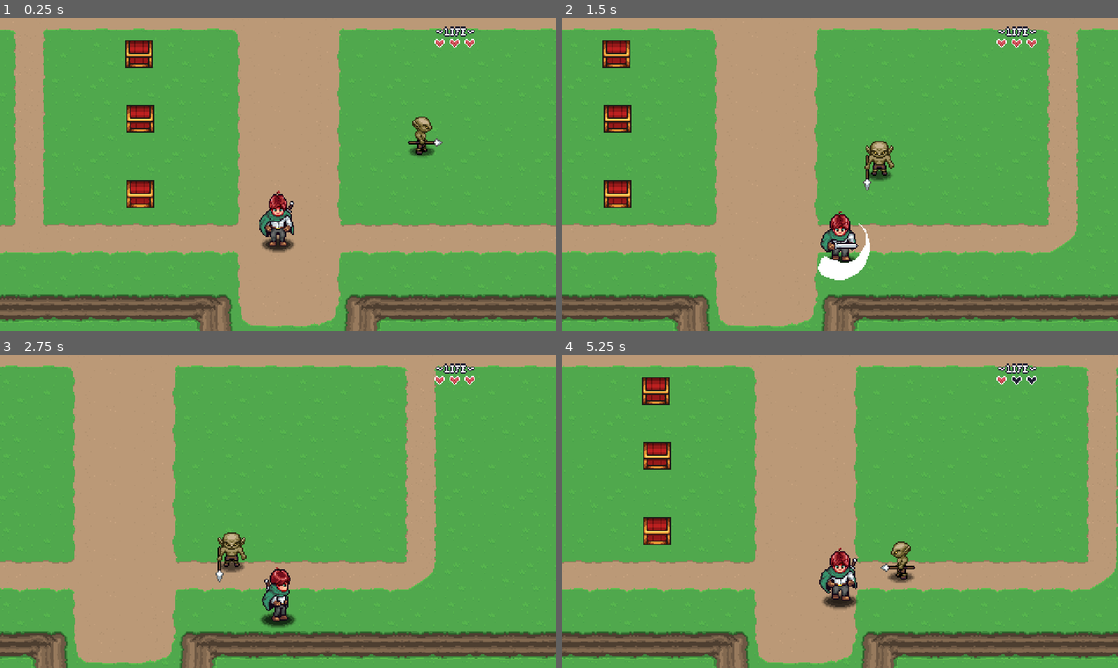
Above: before the commit, frames 1-4 (two rows, left to right).
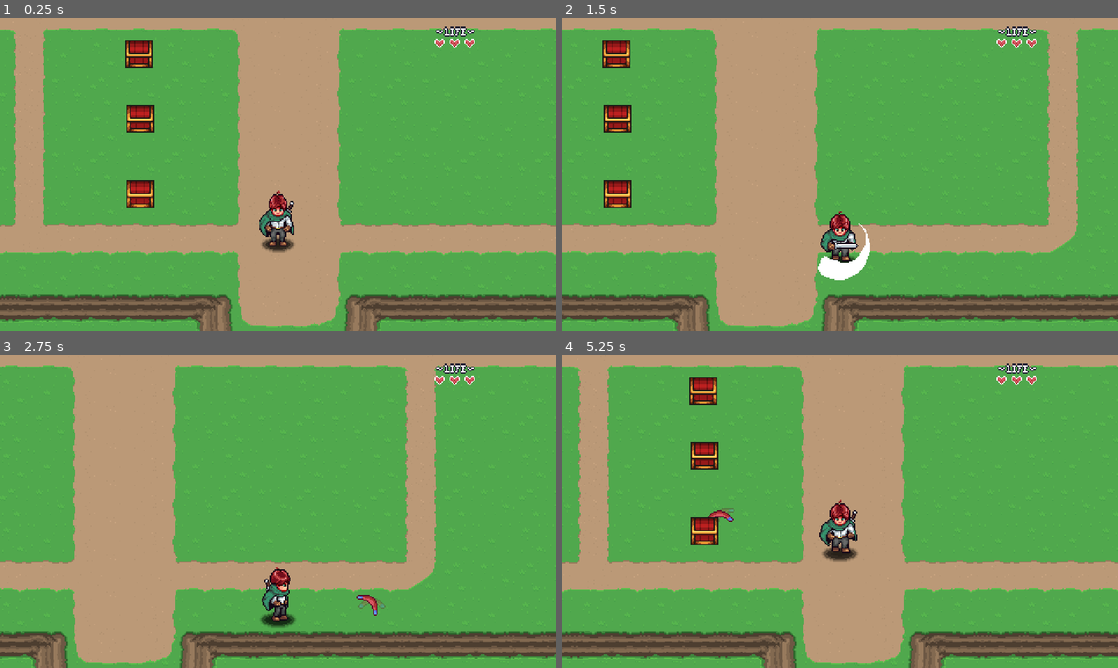
Above: after the commit, the same moments.

Repository: Sai-Santosh09/1st-game-test
Game: Godot game, scene res://Levels/Area01/01.tscn
The game is run twice, just before and just after one commit, with the same random seed, the same clock (stepped at 60 frames per second) and the same inputs. Sound files missing from this copy of the repository are replaced by a short silence.
Inputs:
- Up to frame 1 (0.25 s): no input
- Up to frame 2 (1.5 s): tap Enter at 0.5 s; hold Right (right) 0.53-1.28 s; hold X (ability, bound only after the commit) 0.53-1.28 s; hold Down (down) from 1.28 s (still down); tap Z (attack) at 1.35 s
- Up to frame 3 (2.75 s): tap X (ability, bound only after the commit) at 1.55, 2.3 s; release Down (down) at 2.03 s; hold Right (right) from 2.03 s (still down); hold E (interact) from 2.03 s (still down)
- Up to frame 4 (5.25 s): release Right (right) at 2.78 s; release E (interact) at 2.78 s; hold Up (up) 2.78-3.53 s; tap X (ability, bound only after the commit) at 2.85, 4.55 s; hold X (ability, bound only after the commit) 3.53-4.28 s; hold Left (left) 3.53-5.03 s; tap Alt at 3.6 s; tap Shift at 4.35 s; hold Down (down) from 5.03 s (still down); hold X (ability, bound only after the commit) from 5.03 s (still down)

The runs differ from the first frame. In frame 1, 0.4% of the frame differs, in the area x 73-80%, y 31-45%; in frame 2, 0.6%; in frame 3, 0.7%; in frame 4, 29%, in the area x 0-100%, y 3-100%.

Commit message:
added a BOOMERANG!!! feature

Diff:
--- a/00_Globals/global_player_manager.gd
+++ b/00_Globals/global_player_manager.gd
@@ -40,3 +40,8 @@
 
 func unparent_player( _p : Node2D ) -> void:
 	_p.remove_child( player )
+
+
+func play_audio( _audio : AudioStream ) -> void:
+	player.audio.stream = _audio
+	player.audio.play()
--- a/Levels/Area01/01.tscn
+++ b/Levels/Area01/01.tscn
@@ -46,7 +46,8 @@
 quantity = 10
 
 [node name="Slime" parent="." instance=ExtResource("9_b60gt")]
-position = Vector2(355, 228)
+position = Vector2(384, 105)
+hp = 2
 
 [node name="LevelTransition3" parent="." instance=ExtResource("4_4t7i1")]
 position = Vector2(272, -138)
--- /dev/null
+++ b/Player/Scripts/abilities/abilities.gd
@@ -0,0 +1,37 @@
+class_name PlayerAbilities extends Node
+
+const BOOMERANG = preload("res://Player/boomerang.tscn")
+
+enum abilities { BOOMERANG, GRAPPLE }
+
+var selected_ability = abilities.BOOMERANG
+var player : Player
+var boomerang_instance : Boomerang = null
+
+func _ready() -> void:
+	player = PlayerManager.player
+
+
+
+func _unhandled_input(event: InputEvent) -> void:
+	if event.is_action_pressed("ability"):
+		if selected_ability ==  abilities.BOOMERANG:
+			boomerang_ability()
+	pass
+
+
+func boomerang_ability() -> void:
+	if boomerang_instance != null:
+		return
+
+	var _b = BOOMERANG.instantiate() as Boomerang
+	player.add_sibling( _b )
+	_b.global_position = player.global_position
+
+	var throw_direction = player.direction
+	if throw_direction == Vector2.ZERO:
+		throw_direction = player.cardinal_direction
+
+	_b.throw( throw_direction )
+	boomerang_instance = _b
+	pass
--- a/Player/Scripts/abilities/boomerang.gd
+++ b/Player/Scripts/abilities/boomerang.gd
@@ -1 +1,56 @@
-extends Node
+class_name Boomerang extends Node2D
+
+enum State { INACTIVE, THROW, RETURN }
+
+var player : Player
+var direction : Vector2
+var speed : float = 0
+var state
+
+@export var acceleration : float = 500.0
+@export var max_speed : float = 400.0
+@export var catch_audio : AudioStream
+
+@onready var audio: AudioStreamPlayer2D = $AudioStreamPlayer2D
+@onready var animation_player: AnimationPlayer = $AnimationPlayer
+
+
+func _ready() -> void:
+	visible = false
+	state = State.INACTIVE
+	player = PlayerManager.player
+
+
+
+
+func _physics_process(delta: float) -> void:
+	if state == State.THROW:
+		speed -= acceleration * delta
+		position += direction * speed * delta
+		if speed <= 0:
+			state = State.RETURN
+		pass
+	elif state == State.RETURN:
+		direction = global_position.direction_to( player.global_position )
+		speed += acceleration * delta
+		position += direction * speed * delta
+		if global_position.distance_to( player.global_position ) <= 10:
+			PlayerManager.play_audio( catch_audio )
+			queue_free()
+		pass
+
+	var speed_ratio = speed / max_speed
+	audio.pitch_scale = speed_ratio * 0.75 + 0.75
+	animation_player.speed_scale = 1 + (speed_ratio * 0.25)
+
+	pass
+
+
+func throw( throw_direction : Vector2 ) -> void:
+	direction = throw_direction
+	speed = max_speed
+	state = State.THROW
+	animation_player.play( "boomerang" )
+	PlayerManager.play_audio( catch_audio )
+	visible = true
+	pass
--- a/Player/Scripts/player.gd
+++ b/Player/Scripts/player.gd
@@ -10,6 +10,7 @@
 @onready var state_machine: PlayerStateMachine = $StateMachine
 @onready var hit_box: HitBox = $HitBox
 @onready var effect_animation_player: AnimationPlayer = $EffectAnimationPlayer
+@onready var audio: AudioStreamPlayer2D = $Audio/AudioStreamPlayer2D
 
 
 signal DirectionChanged( new_direction : Vector2 )
--- a/Player/boomerang.tscn
+++ b/Player/boomerang.tscn
@@ -1,6 +1,83 @@
-[gd_scene load_steps=2 format=3 uid="uid://bcjdp1ypdygyd"]
+[gd_scene load_steps=10 format=3 uid="uid://bcjdp1ypdygyd"]
 
 [ext_resource type="Script" uid="uid://dsa0wbp4y7cl" path="res://Player/Scripts/abilities/boomerang.gd" id="1_7jyai"]
+[ext_resource type="Texture2D" uid="uid://cyj3d2s50ejkt" path="res://Player/Sprites/boomerang.png" id="2_q1tu1"]
+[ext_resource type="AudioStream" uid="uid://7eboqfg4ei26" path="res://Player/Audio/catch.wav" id="2_sj23e"]
+[ext_resource type="PackedScene" uid="uid://78osin78fkgk" path="res://GeneralNodes/HurtBox/hurt_box.tscn" id="3_j6qed"]
+[ext_resource type="AudioStream" uid="uid://mlm5o2o3b6u1" path="res://Player/Audio/boomerang.wav" id="4_5u3cr"]
+
+[sub_resource type="CircleShape2D" id="CircleShape2D_j6qed"]
+radius = 13.0
+
+[sub_resource type="Animation" id="Animation_sj23e"]
+length = 0.001
+tracks/0/type = "value"
+tracks/0/imported = false
+tracks/0/enabled = true
+tracks/0/path = NodePath("Sprite2D:frame")
+tracks/0/interp = 1
+tracks/0/loop_wrap = true
+tracks/0/keys = {
+"times": PackedFloat32Array(0),
+"transitions": PackedFloat32Array(1),
+"update": 1,
+"values": [0]
+}
+
+[sub_resource type="Animation" id="Animation_5u3cr"]
+resource_name = "boomerang"
+length = 0.3
+loop_mode = 1
+step = 0.0375
+tracks/0/type = "value"
+tracks/0/imported = false
+tracks/0/enabled = true
+tracks/0/path = NodePath("Sprite2D:frame")
+tracks/0/interp = 1
+tracks/0/loop_wrap = true
+tracks/0/keys = {
+"times": PackedFloat32Array(0, 0.0375, 0.075, 0.112500004, 0.15, 0.1875, 0.22500001, 0.26250002),
+"transitions": PackedFloat32Array(1, 1, 1, 1, 1, 1, 1, 1),
+"update": 1,
+"values": [0, 1, 2, 3, 4, 5, 6, 7]
+}
+
+[sub_resource type="AnimationLibrary" id="AnimationLibrary_liud0"]
+_data = {
+&"RESET": SubResource("Animation_sj23e"),
+&"boomerang": SubResource("Animation_5u3cr")
+}
 
 [node name="Boomerang" type="Node2D"]
 script = ExtResource("1_7jyai")
+catch_audio = ExtResource("2_sj23e")
+
+[node name="Sprite2D" type="Sprite2D" parent="."]
+position = Vector2(0, -16)
+texture = ExtResource("2_q1tu1")
+hframes = 8
+
+[node name="Area2D" type="Area2D" parent="."]
+position = Vector2(0, -16)
+monitorable = false
+
+[node name="CollisionShape2D" type="CollisionShape2D" parent="Area2D"]
+shape = SubResource("CircleShape2D_j6qed")
+
+[node name="AnimationPlayer" type="AnimationPlayer" parent="."]
+libraries = {
+&"": SubResource("AnimationLibrary_liud0")
+}
+autoplay = "boomerang"
+
+[node name="HurtBox" parent="." instance=ExtResource("3_j6qed")]
+collision_mask = 256
+
+[node name="CollisionShape2D2" type="CollisionShape2D" parent="HurtBox"]
+position = Vector2(0, -16)
+shape = SubResource("CircleShape2D_j6qed")
+debug_color = Color(0.9764706, 0, 0, 0.41960785)
+
+[node name="AudioStreamPlayer2D" type="AudioStreamPlayer2D" parent="."]
+stream = ExtResource("4_5u3cr")
+autoplay = true
--- a/Player/player.tscn
+++ b/Player/player.tscn
@@ -16,6 +16,7 @@
 [ext_resource type="PackedScene" uid="uid://dt17vre5svkm3" path="res://GeneralNodes/Hitboxes/HitBox.tscn" id="14_76lrf"]
 [ext_resource type="Script" uid="uid://dkhrjq6on1bd5" path="res://Player/Scripts/push_area.gd" id="14_lfmf2"]
 [ext_resource type="AudioStream" uid="uid://b6hrob0ihffbe" path="res://Player/Audio/hit_player.wav" id="15_efx54"]
+[ext_resource type="Script" uid="uid://dyiis3jd5os53" path="res://Player/Scripts/abilities/abilities.gd" id="17_pisgm"]
 
 [sub_resource type="CircleShape2D" id="CircleShape2D_wt17y"]
 
@@ -681,7 +682,7 @@
 [node name="Audio" type="Node2D" parent="."]
 
 [node name="AudioStreamPlayer2D" type="AudioStreamPlayer2D" parent="Audio"]
-max_polyphony = 4
+max_polyphony = 6
 
 [node name="Interactions" type="Node2D" parent="."]
 position = Vector2(1, -1)
@@ -720,3 +721,6 @@
 libraries = {
 &"": SubResource("AnimationLibrary_8awjf")
 }
+
+[node name="Abilities" type="Node" parent="."]
+script = ExtResource("17_pisgm")
--- a/project.godot
+++ b/project.godot
@@ -77,6 +77,11 @@
 "events": [Object(InputEventKey,"resource_local_to_scene":false,"resource_name":"","device":-1,"window_id":0,"alt_press …(192 unchanged characters)…
 ]
 }
+ability={
+"deadzone": 0.2,
+"events": [Object(InputEventKey,"resource_local_to_scene":false,"resource_name":"","device":-1,"window_id":0,"alt_pressed":false,"shift_pressed":false,"ctrl_pressed":false,"meta_pressed":false,"pressed":false,"keycode":0,"physical_keycode":88,"key_label":0,"unicode":120,"location":0,"echo":false,"script":null)
+]
+}
 
 [layer_names]
 
Not shown, added: Player/Audio/boomerang.wav.import
Not shown, added: Player/Audio/catch.wav.import
Not shown, added: Player/Scripts/abilities/abilities.gd.uid
Not shown: 1 places in Player/player.tscn that only renumber resources
Not shown, added: Player/Audio/boomerang.wav
Not shown, added: Player/Audio/catch.wav
